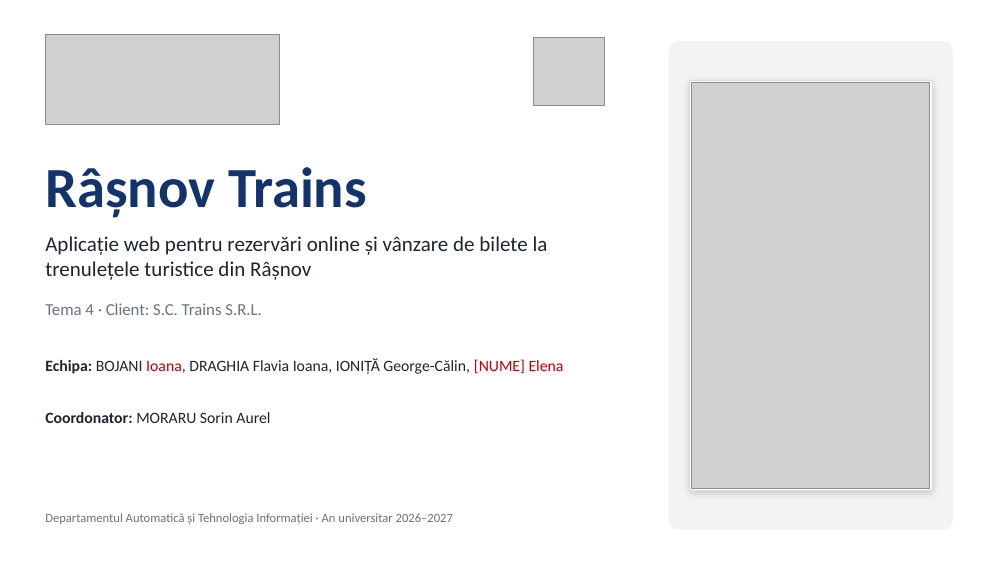
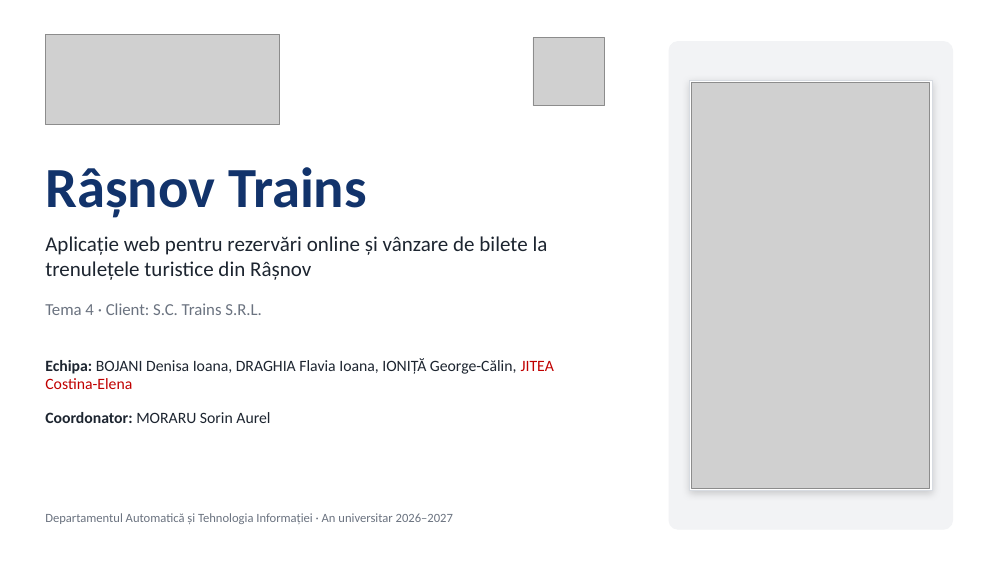
Before and after one commit to JohnBenson00/ProiectPA, a slide deck: slide 1 of docs/Prezentare_Tema4_RasnovTrains_DRAFT-WIP.pptx. Drawn at 1008x567 pixels with LibreOffice and Linux fonts; fonts in the diff are those of the drawing; grey boxes stand for pictures. Boxes give left, top, right and bottom in pixels: in the first picture for what was removed or moved away, otherwise in the second. Text is boxed around its words. In the diff, an @@ line names an element or a change of style, - is before the commit and + after.

```diff
--- a/docs/Prezentare_Tema4_RasnovTrains_DRAFT-WIP.pptx
+++ b/docs/Prezentare_Tema4_RasnovTrains_DRAFT-WIP.pptx
@@ text at (45, 358, 554, 389): text changed @@
-Echipa: BOJANI Ioana, DRAGHIA Flavia Ioana, IONIȚĂ George-Călin, [NUME] Elena
+Echipa: BOJANI Denisa Ioana, DRAGHIA Flavia Ioana, IONIȚĂ George-Călin, JITEA Costina-Elena
```
Also in this commit, not shown: 2 other slides changed, 1 slide added, 1 slide removed, 2 other files.
